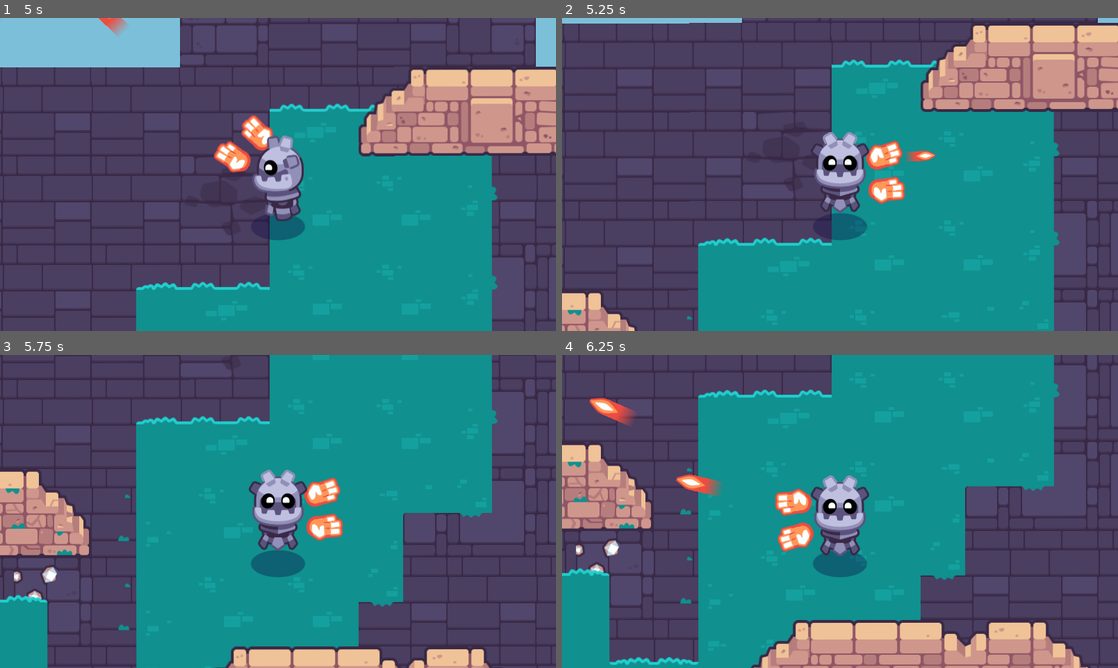
Above: before the commit, frames 1-4 (two rows, left to right).
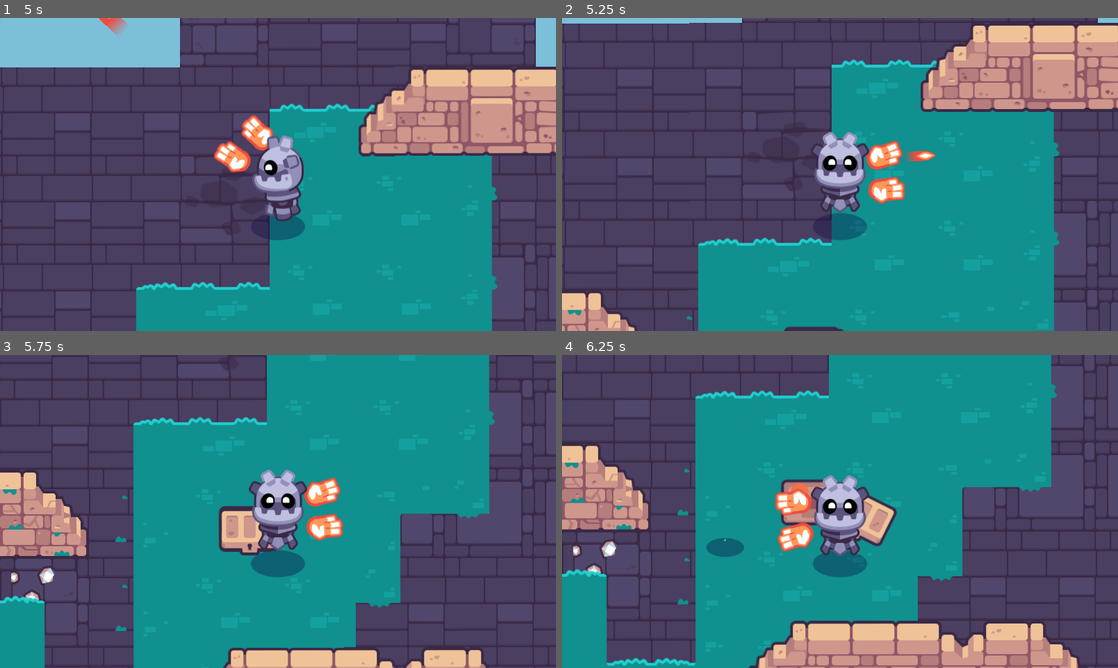
Above: after the commit, the same moments.

Repository: CWong1111/2d-GameDev-Course
Game: Godot game, scene res://start.tscn
Same seed, same stepped clock (60 frames per second), same inputs: the game is played once before the commit and once after it. This scene is started directly instead of the project's main scene. Sound files missing from this copy of the repository are replaced by a short silence.
Inputs (mouse positions are in pixels of both pictures, inside the frame that each line leads up to):
- Up to frame 1 (5 s): tap Enter at 0.5 s; move the mouse to (400, 158) at 0.52 s; hold D (move_right) 0.53-1.25 s; hold Mouse wheel down (cycle_weapon_down) 0.53-1.25 s; click (400, 158) at 0.67 s; drag from (166, 190) to (383, 130) at 1.27 s; move the mouse to (333, 105) at 2.02 s; press the mouse at (333, 105) at 2.03 s; hold D (move_right) 2.03-2.75 s; release the mouse at (333, 105) at 2.75 s; drag from (250, 237) to (144, 77) at 2.77 s; move the mouse to (444, 221) at 3.52 s; hold A (move_left) 3.53-4.25 s; hold Mouse wheel up (cycle_weapon_up) 3.53-4.25 s; drag from (111, 127) to (194, 96) at 4.27 s
- Up to frame 2 (5.25 s): move the mouse to (867, 174) at 5.02 s; hold S (move_down) from 5.03 s (still down); hold Mouse wheel down (cycle_weapon_down) from 5.03 s (still down); click (867, 174) at 5.17 s
- Up to frame 3 (5.75 s): keep holding S (move_down); keep holding Mouse wheel down (cycle_weapon_down)
- Up to frame 4 (6.25 s): release S (move_down) at 5.75 s; release Mouse wheel down (cycle_weapon_down) at 5.75 s; drag from (756, 433) to (728, 527) at 5.77 s

Frame 1 is identical in both runs. In frame 2, 0.1% of the frame differs, in the area x 39-51%, y 98-100%; in frame 3, 8.8%; in frame 4, 11%, in the area x 0-100%, y 0-100%.

Commit message:
Add a chest at spawns pickups

Diff:
--- a/02.getting-to-know-godot/levels/rooms/chests/chest.gd
+++ b/02.getting-to-know-godot/levels/rooms/chests/chest.gd
@@ -11,7 +11,7 @@
 
 func loot() -> void:
 	_animation_player.play("open")
-
+	create_pickup()
 
 func create_pickup() -> void:
 	var loot_instance = LOOT_SCENES[randi() % LOOT_SCENES.size()].instantiate()
--- a/02.getting-to-know-godot/levels/rooms/chests/chest.tscn
+++ b/02.getting-to-know-godot/levels/rooms/chests/chest.tscn
@@ -109,6 +109,7 @@
 shape = SubResource("1")
 
 [node name="ChestBottom" type="Sprite2D" parent="."]
+position = Vector2(-4, -13)
 texture = ExtResource("1")
 
 [node name="ChestTop" type="Sprite2D" parent="."]
@@ -119,6 +120,7 @@
 collision_mask = 0
 
 [node name="CollisionShape2D" type="CollisionShape2D" parent="StaticBody2D"]
+position = Vector2(-3, 2)
 shape = SubResource("1")
 
 [node name="AnimationPlayer" type="AnimationPlayer" parent="."]
--- a/02.getting-to-know-godot/levels/rooms/room_a.tscn
+++ b/02.getting-to-know-godot/levels/rooms/room_a.tscn
@@ -1,6 +1,7 @@
-[gd_scene load_steps=2 format=3 uid="uid://cu2rb5dl4ljte"]
+[gd_scene load_steps=3 format=3 uid="uid://cu2rb5dl4ljte"]
 
 [ext_resource type="PackedScene" uid="uid://bupkynq73ufaa" path="res://levels/base_room.tscn" id="1_plgur"]
+[ext_resource type="PackedScene" uid="uid://cl1xkaij81jjs" path="res://levels/rooms/chests/chest.tscn" id="2_fskjq"]
 
 [node name="RoomA" instance=ExtResource("1_plgur")]
 rotation = -0.00114604
@@ -13,3 +14,6 @@
 
 [node name="InvisibleWalls" parent="." index="1"]
 layer_0/tile_data = PackedInt32Array(-65532, 0, 0, -65529, 0, 0, -65528, 0, 0, -65527, 0, 0, 11, 0, 0, 65547, 0, 0, 131 …(723 unchanged characters)…
+
+[node name="Chest" parent="." index="2" instance=ExtResource("2_fskjq")]
+position = Vector2(743.315, 597.852)
Not shown, changed: 02.getting-to-know-godot/godot_tours.log
Not shown, added: 02.getting-to-know-godot/godot_tours.log-n0exsd
Not shown, removed: 02.getting-to-know-godot/godot_tours.log-pLsR0U
